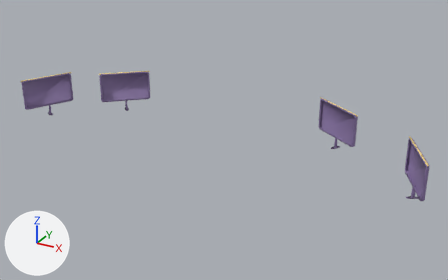
Two versions of the glTF model assets/ship_demo/bridge_monitors.glb, one commit apart.
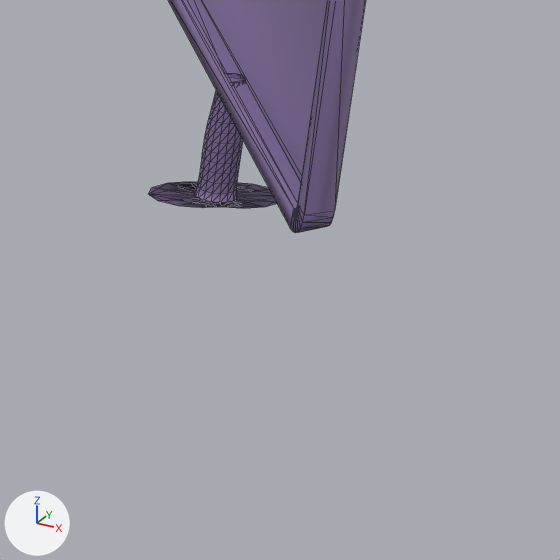
The first picture shows the older version from a camera (50 mm lens) standing at (22.2, -23.2, 101.8) and looking at (0.6, 16.1, 82.2). The close-ups show the older and then the newer version on the part from 87% to 100% of the width and 64% to 84% of the height of that picture. Only the edits that show in the close-ups are written down. Every picture has the same lights, and +X, +Y and +Z are marked at lower left. The close-ups show mesh edges as thin lines. Where no turn or scale is listed for an object, it has been applied to the vertices.

Names of what the first close-up shows: 'monitor_crew', 'monitor_crew_stand'.
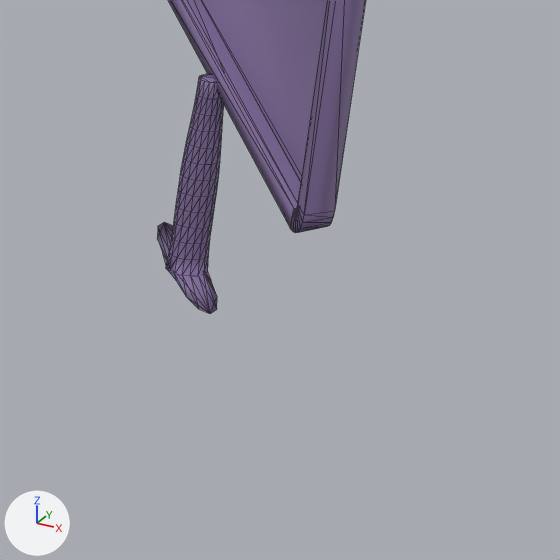
The newer file is also turned or shifted as a whole; pictures and numbers use the older file's frame.

The change, as a diff of the scene's bpy script:
```diff
--- a/assets/ship_demo/bridge_monitors.glb.py
+++ b/assets/ship_demo/bridge_monitors.glb.py
@@ me_monitor_crew_stand @@
 # used by ob_monitor_crew_stand; location = (15.769, 14.165, 82.0)
-me_monitor_crew_stand.from_pydata(...)  # 224 vertices, 444 faces; spans x -0.402..0.402, y -0.271..0.271, z 0.0..0.89
+me_monitor_crew_stand.from_pydata(...)  # 224 vertices, 444 faces; spans x -0.42..0.198, y -0.617..0.485, z -0.55..0.89
+# me_monitor_crew_stand part 1: 224 of 224 vertices moved; they spanned x -0.402..0.402, y -0.271..0.271, z 0.0..0.89 and now span x -0.42..0.198, y -0.617..0.485, z -0.55..0.89; mean shift (-0.111, -0.066, -0.295)
 me_monitor_crew_stand.materials.append(mat_monitor_body)
```

Where the change shows, as pixel boxes [x1, y1, x2, y2] in the close-ups (560 x 560 px):
'monitor_crew_stand', reshaped (47% narrower, 79% taller)
    before: [149, 74, 277, 208]
    after: [157, 74, 224, 314]
